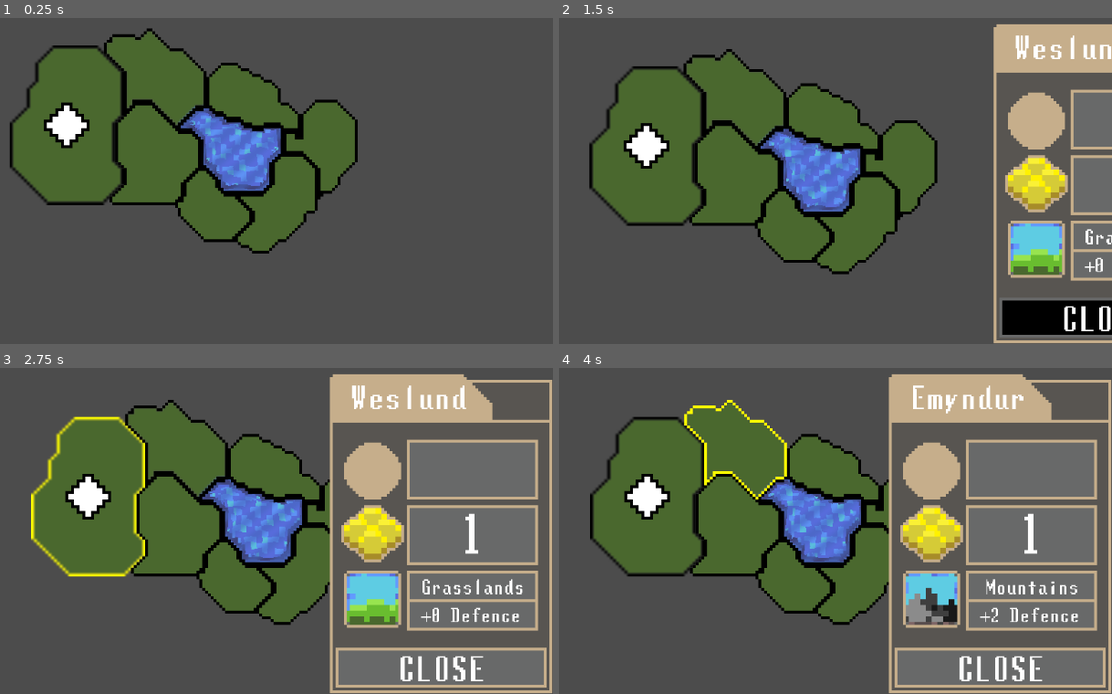
Above: before the commit, frames 1-4 (two rows, left to right).
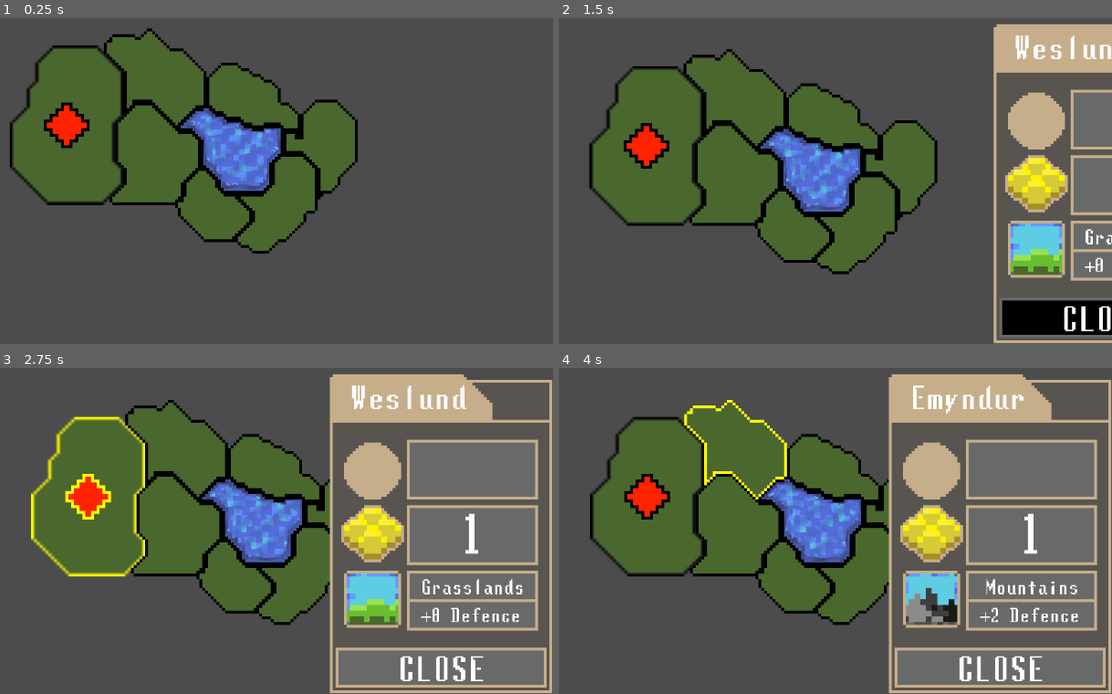
Above: after the commit, the same moments.

Repository: Raelr/StrategyGame
Game: Godot game, scene res://Scenes/World.tscn
Same seed, same stepped clock (60 frames per second), same inputs: the game is played once before the commit and once after it.
Inputs (mouse positions are in pixels of both pictures, inside the frame that each line leads up to):
- Up to frame 1 (0.25 s): no input
- Up to frame 2 (1.5 s): tap Enter at 0.5 s; move the mouse to (630, 132) at 0.52 s; press the mouse at (630, 132) at 0.53 s; move the mouse to (1001, 317) at 1.27 s; release the mouse at (1001, 317) at 1.28 s; click (1001, 317) at 1.35 s
- Up to frame 3 (2.75 s): move the mouse to (88, 495) at 2.02 s; press the mouse at (88, 495) at 2.03 s
- Up to frame 4 (4 s): move the mouse to (735, 524) at 2.77 s; release the mouse at (735, 524) at 2.78 s; click (735, 524) at 2.85 s; tap Space at 3.5 s; move the mouse to (735, 449) at 3.52 s; press the mouse at (735, 449) at 3.53 s

The runs differ from the first frame. In frame 1, 0.5% of the frame differs, in the area x 8-16%, y 26-40%; in frame 2, 0.5%; in frame 3, 0.7%, in the area x 11-21%, y 32-47%; in frame 4, 0.5%.

Commit message:
Added new parameter to shader for the units to change the internal color. Might need to adjust later.

Diff:
--- a/Scenes/Unit.tscn
+++ b/Scenes/Unit.tscn
@@ -1,14 +1,17 @@
-[gd_scene load_steps=4 format=2]
+[gd_scene load_steps=5 format=2]
 
 [ext_resource path="res://Sprites/Unit.png" type="Texture" id=1]
 [ext_resource path="res://Shaders/outline_shader.shader" type="Shader" id=2]
+[ext_resource path="res://Scripts/Unit.gd" type="Script" id=3]
 
 [sub_resource type="ShaderMaterial" id=1]
 shader = ExtResource( 2 )
 shader_param/width = 1.0
 shader_param/outline_color = Color( 0, 0, 0, 1 )
+shader_param/sprite_unit_color = Color( 1, 0.141176, 0, 1 )
 
 [node name="Area2D" type="Area2D"]
+script = ExtResource( 3 )
 
 [node name="Unit" type="Sprite" parent="."]
 material = SubResource( 1 )
@@ -18,3 +21,5 @@
 [node name="CollisionPolygon2D" type="CollisionPolygon2D" parent="."]
 visible = false
 polygon = PoolVector2Array( -28.0208, 4.17803, -28.0682, -3.9731, -19.9644, -3.9731, -20.0118, -12.1242, -12.0503, -12. …(432 unchanged characters)…
+[connection signal="mouse_entered" from="." to="." method="_on_Area2D_mouse_entered"]
+[connection signal="mouse_exited" from="." to="." method="_on_Area2D_mouse_exited"]
--- a/Scenes/World.tscn
+++ b/Scenes/World.tscn
@@ -250,6 +250,7 @@
 
 [node name="Unit" parent="." instance=ExtResource( 27 )]
 position = Vector2( 338.249, 288.993 )
+unitColor = Color( 1, 0.141176, 0, 1 )
 
 [editable path="Water"]
 
--- /dev/null
+++ b/Scripts/Unit.gd
@@ -0,0 +1,23 @@
+tool
+extends Area2D
+
+export (Color) var unitColor
+export (bool) var update
+
+func _input_event(viewport, event, shape_idx):
+	if event is InputEventMouseButton:
+		if event.pressed:
+			if Input.is_action_pressed("lmb"):
+				pass
+
+func _process(delta):
+	if update:
+		if Engine.editor_hint:
+			$Unit.material.set_shader_param("sprite_unit_color", unitColor)
+
+func _on_Area2D_mouse_entered():
+	$Unit.material.set_shader_param("outline_color", Color.yellow)
+
+
+func _on_Area2D_mouse_exited():
+	$Unit.material.set_shader_param("outline_color", Color.black)
--- a/Shaders/outline_shader.shader
+++ b/Shaders/outline_shader.shader
@@ -2,6 +2,7 @@
 
 uniform float width: hint_range(0.0, 30.0);
 uniform vec4 outline_color: hint_color;
+uniform vec4 sprite_unit_color : hint_color;
 
 void fragment() {
 	float size = width * 1.0 / float(textureSize(TEXTURE, 0).x);
@@ -17,6 +18,6 @@
 	alpha += texture(TEXTURE, UV + vec2(size, -size)).a;
 	alpha += texture(TEXTURE, UV + vec2(-size, -size)).a;
 
-	vec4 final_color = mix(sprite_color, outline_color, clamp(alpha, 0.0, 1.0));
+	vec4 final_color = mix(sprite_unit_color, outline_color, clamp(alpha, 0.0, 1.0));
 	COLOR = vec4(final_color.rgb, clamp(abs(alpha) + sprite_color.a, 0.0, 1.0));
 }
